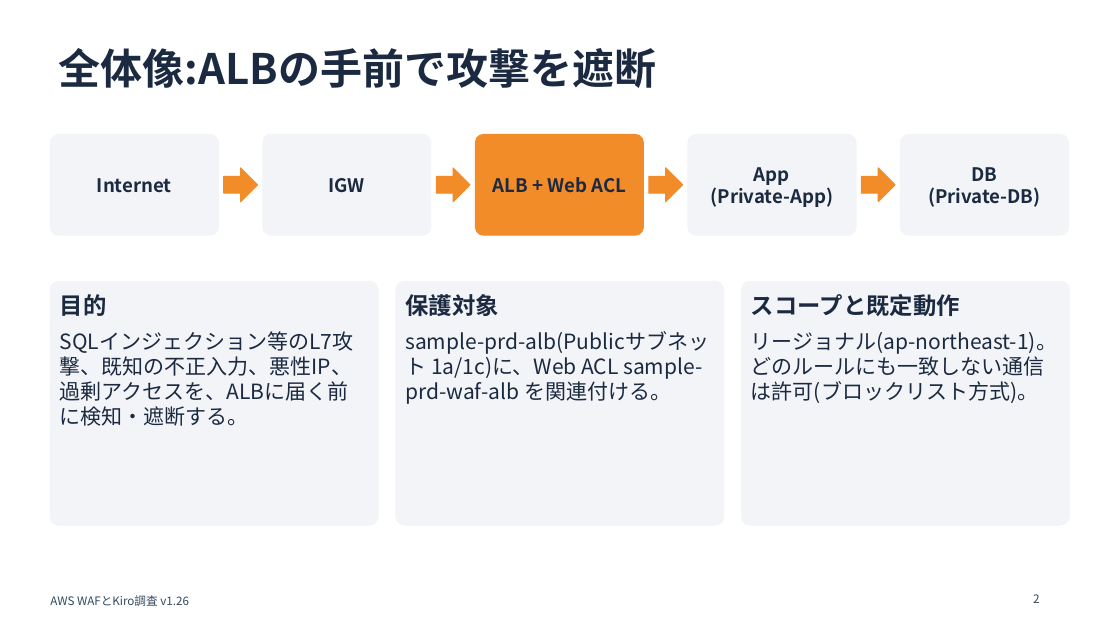
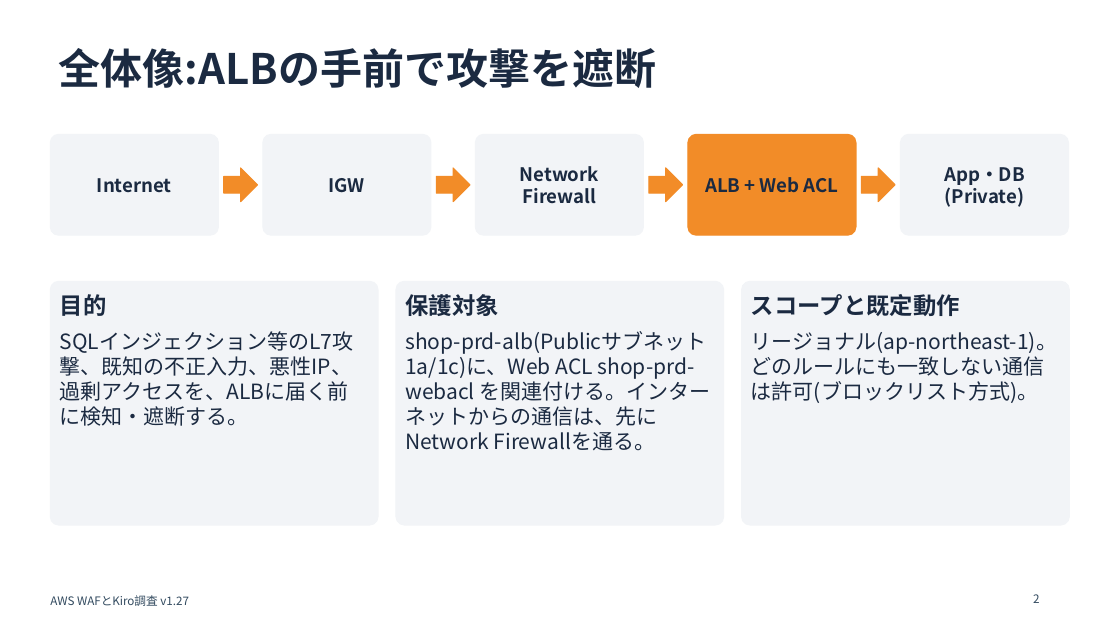
Before and after one commit to w-index-m/kiro-aws, a slide deck: slide 2 of 07_AWS_WAFとKiro調査/docs/AWS_WAFとKiro調査.pptx. Drawn at 1120x630 pixels with LibreOffice and Linux fonts; fonts in the diff are those of the drawing. Boxes give left, top, right and bottom in pixels: in the first picture for what was removed or moved away, otherwise in the second. Text is boxed around its words. In the diff, an @@ line names an element or a change of style, - is before the commit and + after.

```diff
--- a/07_AWS_WAFとKiro調査/docs/AWS_WAFとKiro調査.pptx
+++ b/07_AWS_WAFとKiro調査/docs/AWS_WAFとKiro調査.pptx
@@ rounded rectangle at (476,134,644,235): fill #F28C28 to #F2F4F7; outline #F28C28 1 pt to #F2F4F7 1 pt @@
@@ rounded rectangle at (688,134,856,235): fill #F2F4F7 to #F28C28; outline #F2F4F7 1 pt to #F28C28 1 pt @@
@@ text at (520,166,599,204): text changed @@
-ALB + Web ACL
+Network
+Firewall
@@ text at (705,177,839,193): text changed @@
-App
-(Private-App)
+ALB + Web ACL
@@ text at (944,167,1025,207): text changed @@
-DB
-(Private-DB)
+App・DB
+(Private)
@@ text at (405,331,711,451): text changed @@
-sample-prd-alb(Publicサブネット 1a/1c)に、Web ACL sample-prd-waf-alb を関連付ける。
+shop-prd-alb(Publicサブネット 1a/1c)に、Web ACL shop-prd-webacl を関連付ける。インターネットからの通信は、先にNetwork Firewallを通る。
@@ text at (50,595,189,606): text changed @@
-AWS WAFとKiro調査 v1.26
+AWS WAFとKiro調査 v1.27
```
Also in this commit, not shown: 40 other slides changed, 5 other files.
